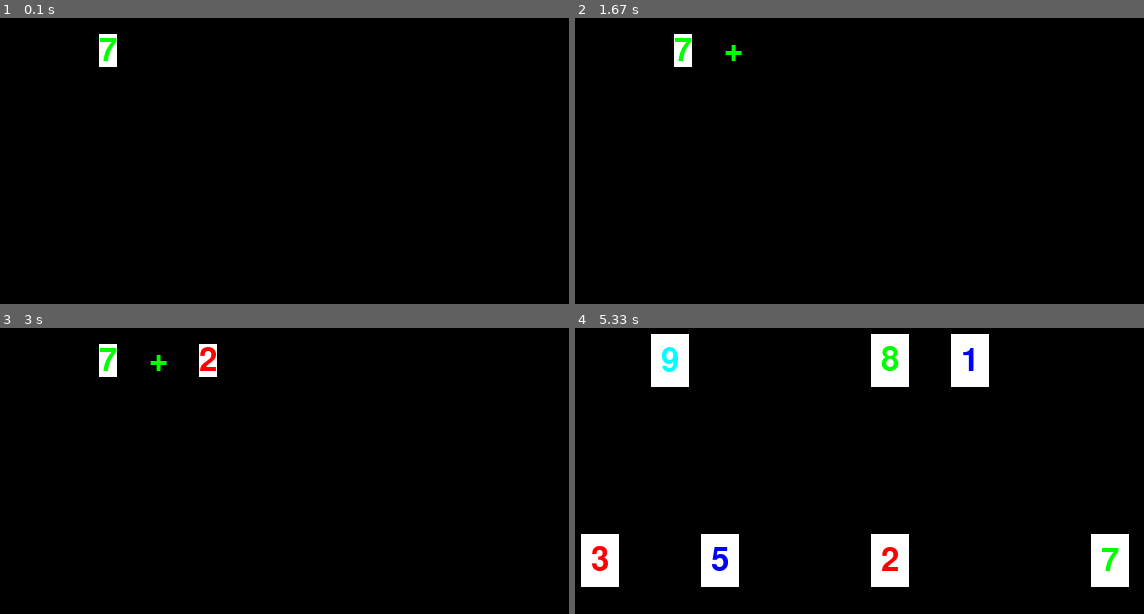
Above: before the commit, frames 1-4 (two rows, left to right).
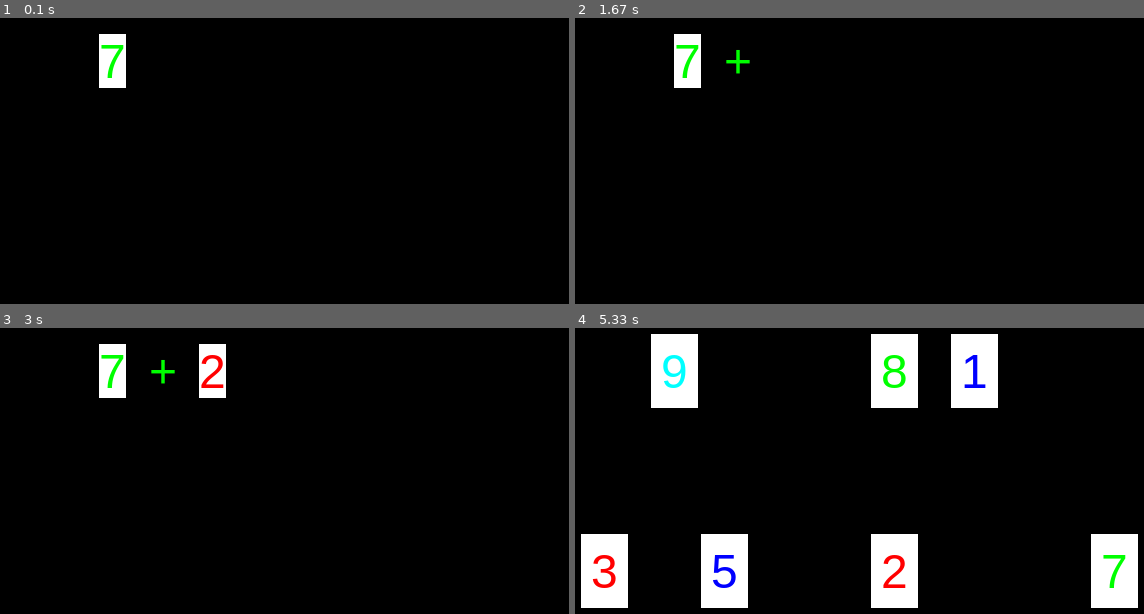
Above: after the commit, the same moments.

Repository: mecsys/pygame
Game: pygame game, started from 18/mathlegal.py
Two runs of this game, one before a commit and one after it. Both use one fixed random seed, a clock stepped at 60 frames per second and the inputs below.
Inputs:
- Up to frame 1 (0.1 s): no input
- Up to frame 2 (1.67 s): no input
- Up to frame 3 (3 s): no input
- Up to frame 4 (5.33 s): no input

The runs differ from the first frame. In frame 1, 0.7% of the frame differs, in the area x 17-23%, y 5-25%; in frame 2, 0.9%; in frame 3, 1.6%; in frame 4, 8.3%, in the area x 1-99%, y 2-98%.

Commit message:
Alterado fonte para Arial.
Signed-off-by: Isaac Mechi <isaacmechi@gmail.com>

Diff:
--- a/18/mathlegal.py
+++ b/18/mathlegal.py
@@ -23,7 +23,7 @@
 RED = (255, 0, 0)
 YELLOW = (0, 255, 255)
 
-font = pygame.font.SysFont(None, 48)
+font = pygame.font.SysFont('Arial', 48)
 
 
 #pygame.draw.rect(windowSurface, (255,0,0), (textRect.left - 20, textRect.top - 20, textRect.width + 40, textRect.height + 40))
